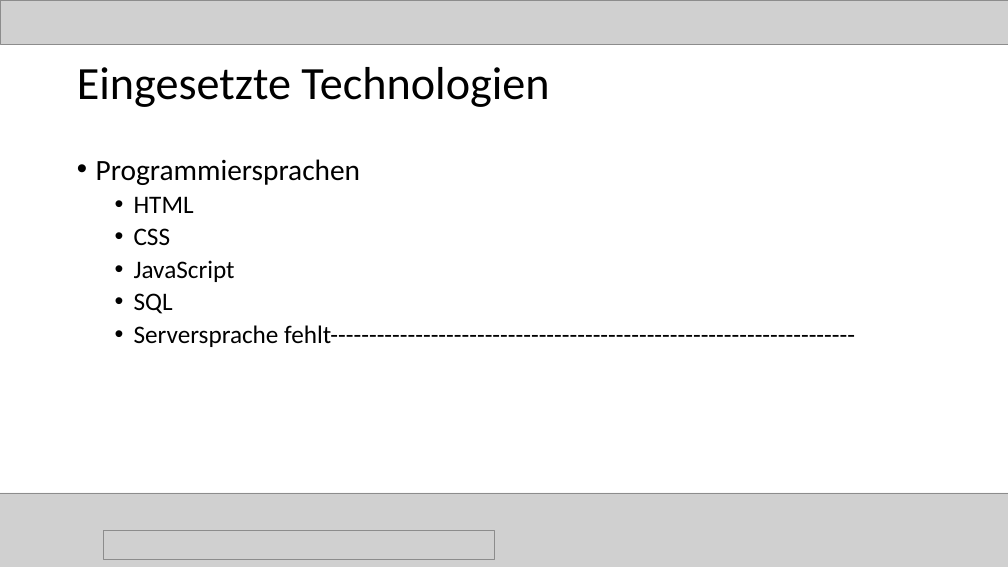
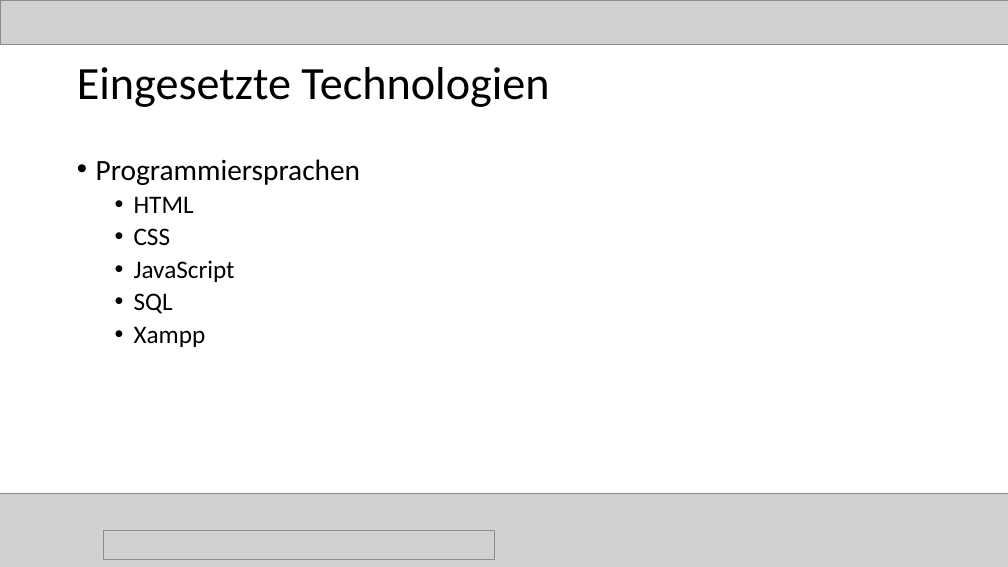
Before and after one commit to magharmi/StudentenFuerStudenten, a slide deck: slide 9 of Power Point/final.pptx. Drawn at 1008x567 pixels with LibreOffice and Linux fonts; fonts in the diff are those of the drawing; grey boxes stand for pictures. Boxes give left, top, right and bottom in pixels: in the first picture for what was removed or moved away, otherwise in the second. Text is boxed around its words. In the diff, an @@ line names an element or a change of style, - is before the commit and + after.

```diff
--- a/Power Point/final.pptx
+++ b/Power Point/final.pptx
@@ text at (x1=134, y1=326, x2=206, y2=347): text changed @@
-  • Serversprache fehlt--------------------------------------------------------------------
+  • Xampp
```
Also in this commit, not shown: 8 other slides changed.
